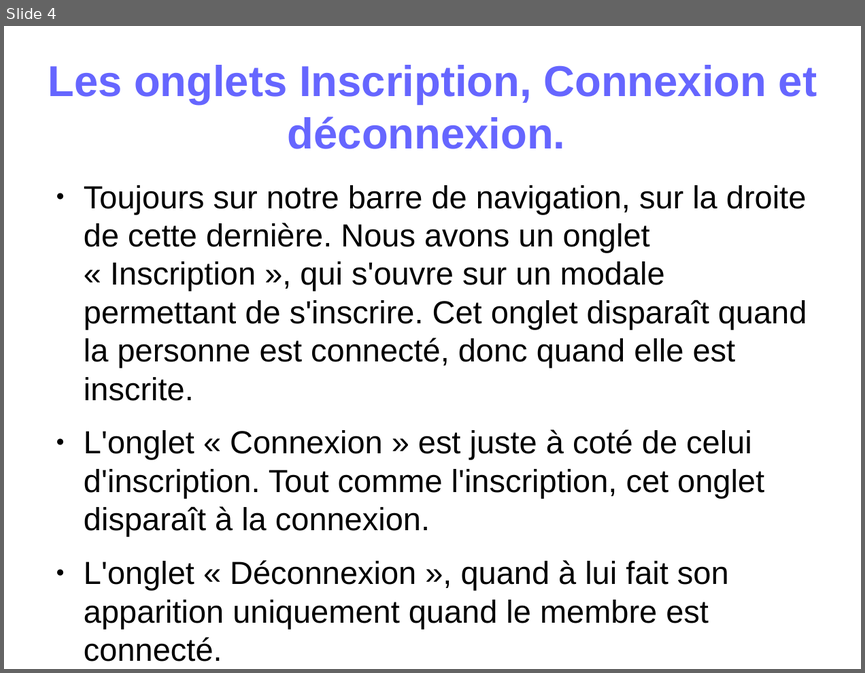
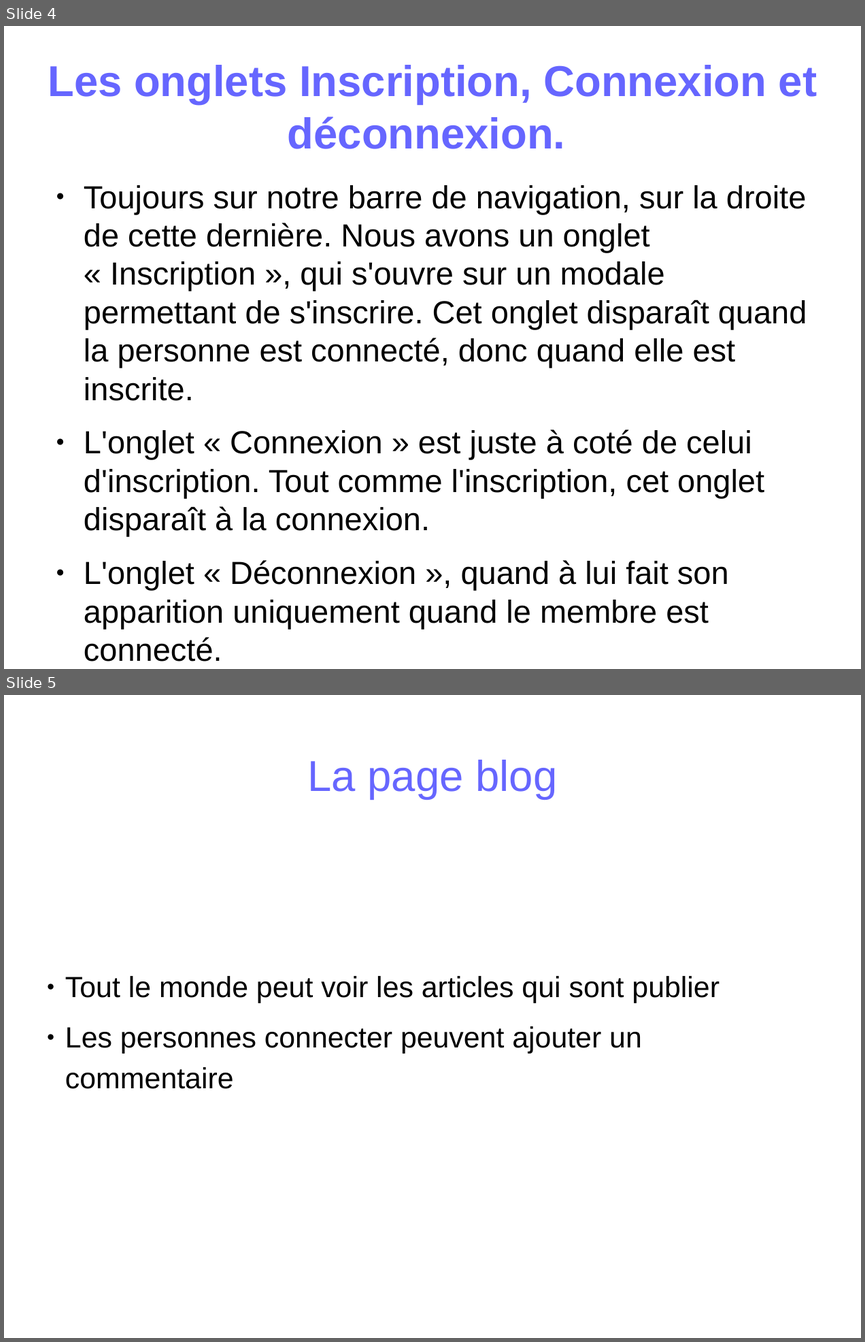
Before and after one commit to virginiecreus/Bac, a slide deck: powerpoint_de_présentation.odp. Shown one above the other, each under a label of ours: slide 4 before the commit, slides 4 and 5 after it. The pictures are 865x673 and 865x1342 pixels, drawn with LibreOffice and Linux fonts; fonts in the diff are those of the drawing. Boxes give left, top, right and bottom in pixels: in the first picture for what was removed or moved away, otherwise in the second. Text is boxed around its words. In the diff, an @@ line names an element or a change of style, - is before the commit and + after.

```diff
--- a/powerpoint_de_présentation.odp
+++ b/powerpoint_de_présentation.odp
@@ slide 5 added at [4,695,861,1338], background #FFFFFF @@
@@ title added at [308,760,557,799], 40 pt, text #6666FF @@
+La page blog
@@ subtitle added at [65,976,719,1089], 27 pt, text #000000 @@
+● Tout le monde peut voir les articles qui sont publier
+● Les personnes connecter peuvent ajouter un commentaire
```
Also in this commit, not shown: 2 other slides added, 1 slide removed.
